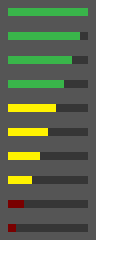
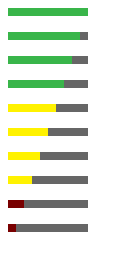
Layers edited between the first and the second (128, 256) image:
added layer "Layer 10" (60%) above "Layer 9" over box(16, 32, 88, 232)
painted on "Layer 9" over box(0, 0, 96, 240)
